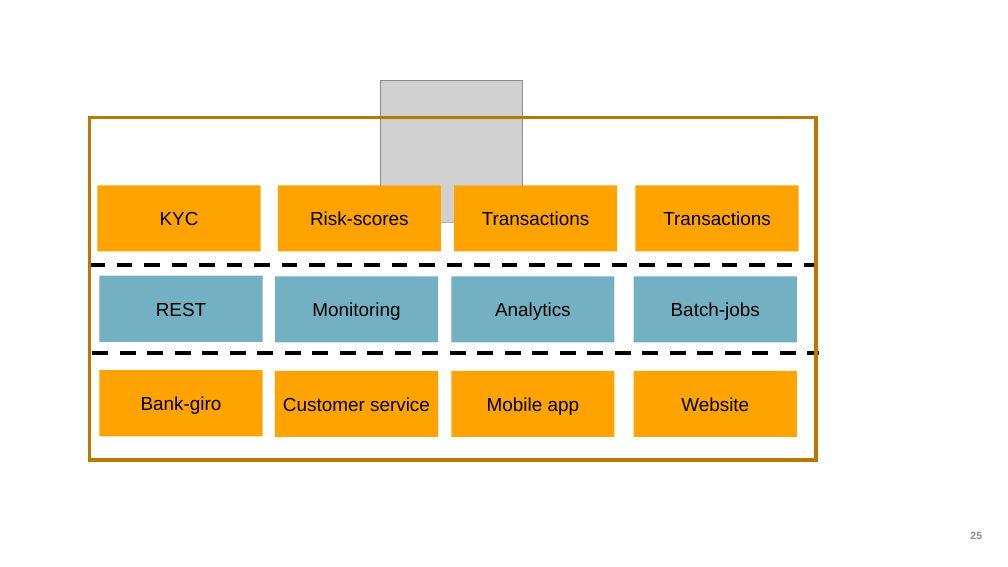
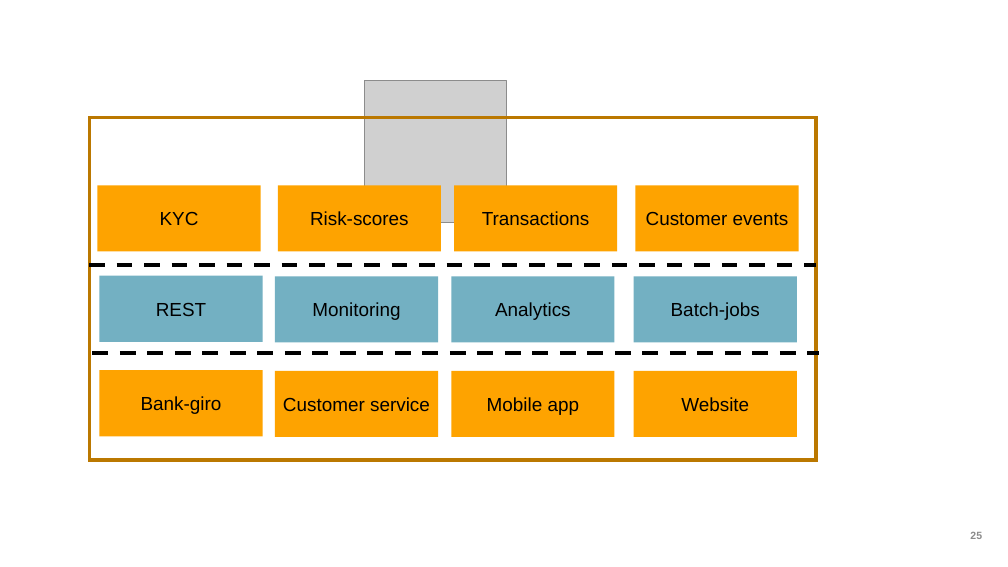
Before and after one commit to AnteLund/kafka-summit-presentation, a slide deck: slide 25 of Kafka Summit-part1-v07.pptx. Drawn at 1008x567 pixels with LibreOffice and Linux fonts; fonts in the diff are those of the drawing; grey boxes stand for pictures; background and template pictures are left out. Boxes give left, top, right and bottom in pixels: in the first picture for what was removed or moved away, otherwise in the second. Text is boxed around its words. In the diff, an @@ line names an element or a change of style, - is before the commit and + after.

```diff
--- a/Kafka Summit-part1-v07.pptx
+++ b/Kafka Summit-part1-v07.pptx
@@ picture: place and size @@
-picture at <box>380,80,523,222</box>
+picture at <box>364,81,507,223</box>
@@ text in rectangle at <box>646,211,789,226</box>: text changed @@
-Transactions
+Customer events
```
Also in this commit, not shown: 1 other slide changed, 4 other files.
